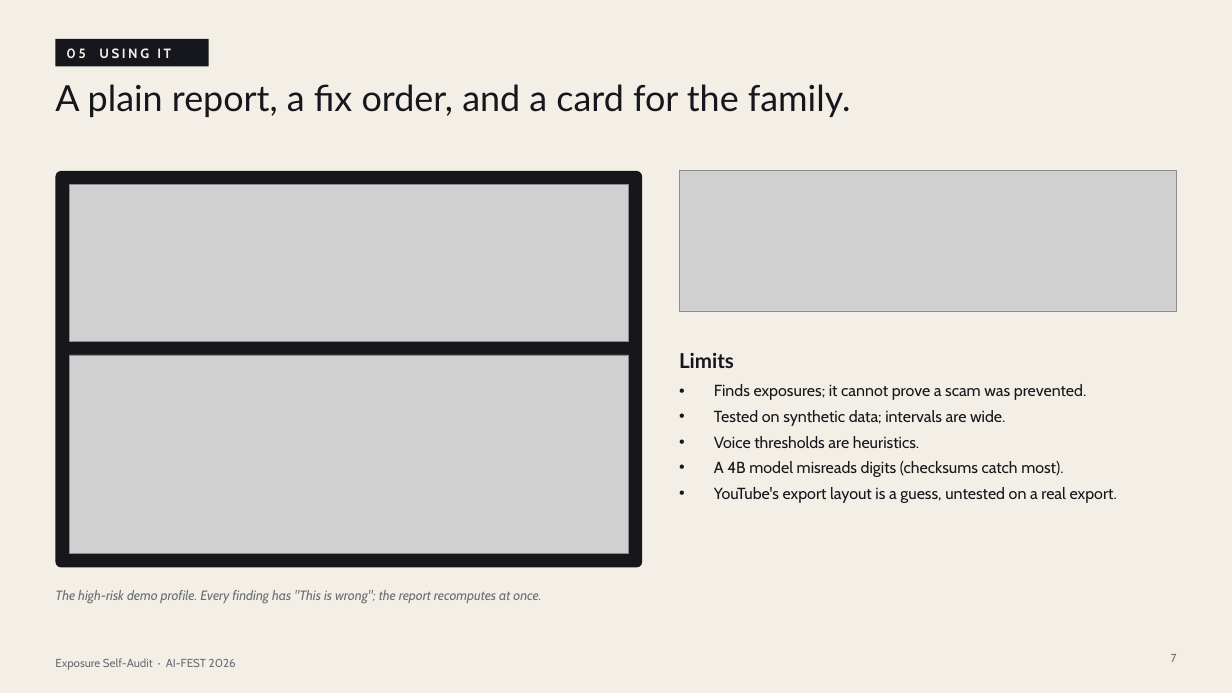
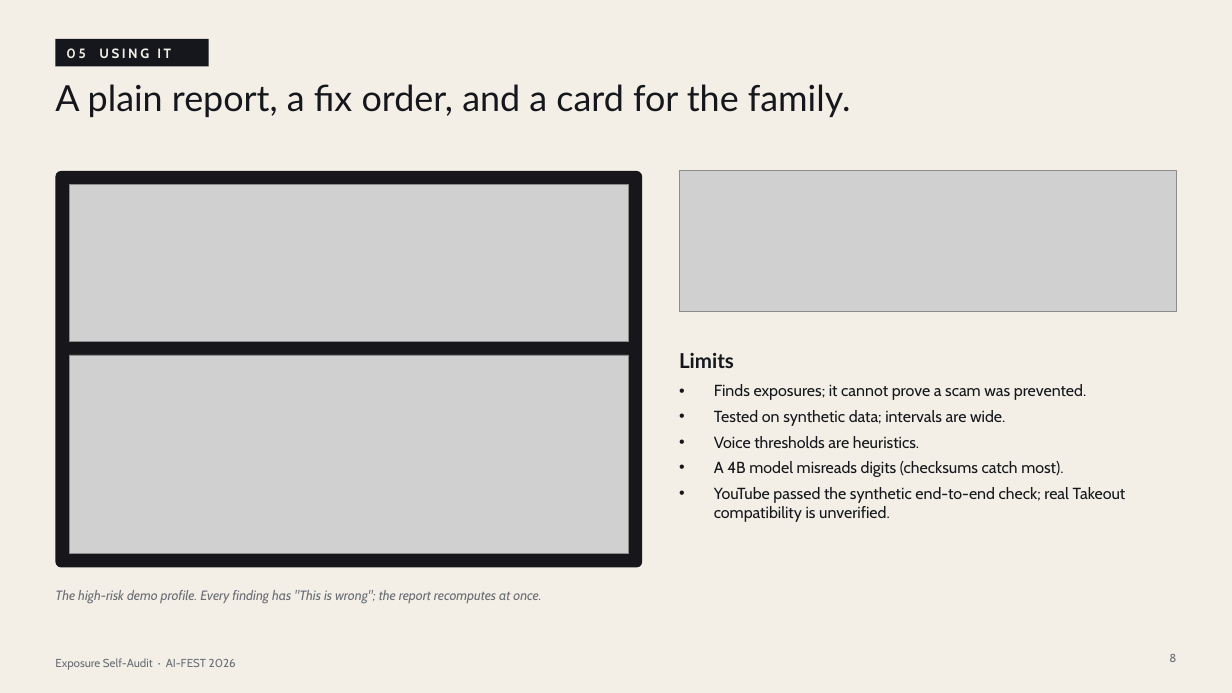
Before and after one commit to GeneralAumsum07/AI-fest-26-CSE, a slide deck: slide 8 of deck/exposure-self-audit.pptx (slide 7 before the commit). Drawn at 1232x693 pixels with LibreOffice and Linux fonts; fonts in the diff are those of the drawing; grey boxes stand for pictures. Boxes give left, top, right and bottom in pixels: in the first picture for what was removed or moved away, otherwise in the second. Text is boxed around its words. In the diff, an @@ line names an element or a change of style, - is before the commit and + after.

```diff
--- a/deck/exposure-self-audit.pptx
+++ b/deck/exposure-self-audit.pptx
@@ text at (714, 487, 1126, 522): text changed @@
-• YouTube's export layout is a guess, untested on a real export.
+• YouTube passed the synthetic end-to-end check; real Takeout compatibility is unverified.
@@ page number at (1169, 654, 1176, 662): text changed @@
-7
+8
```
Also in this commit, not shown: 5 other slides changed, 1 slide added, 4 other files.
